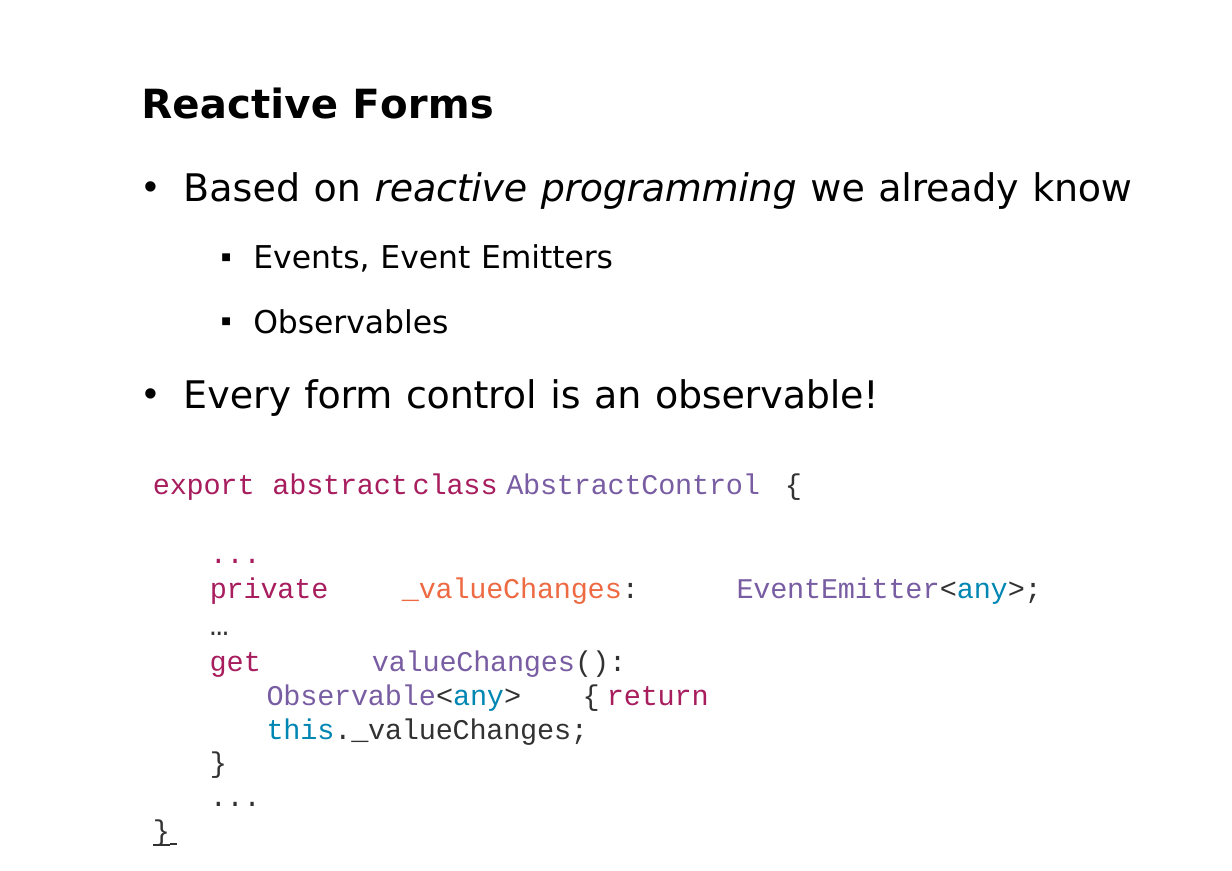
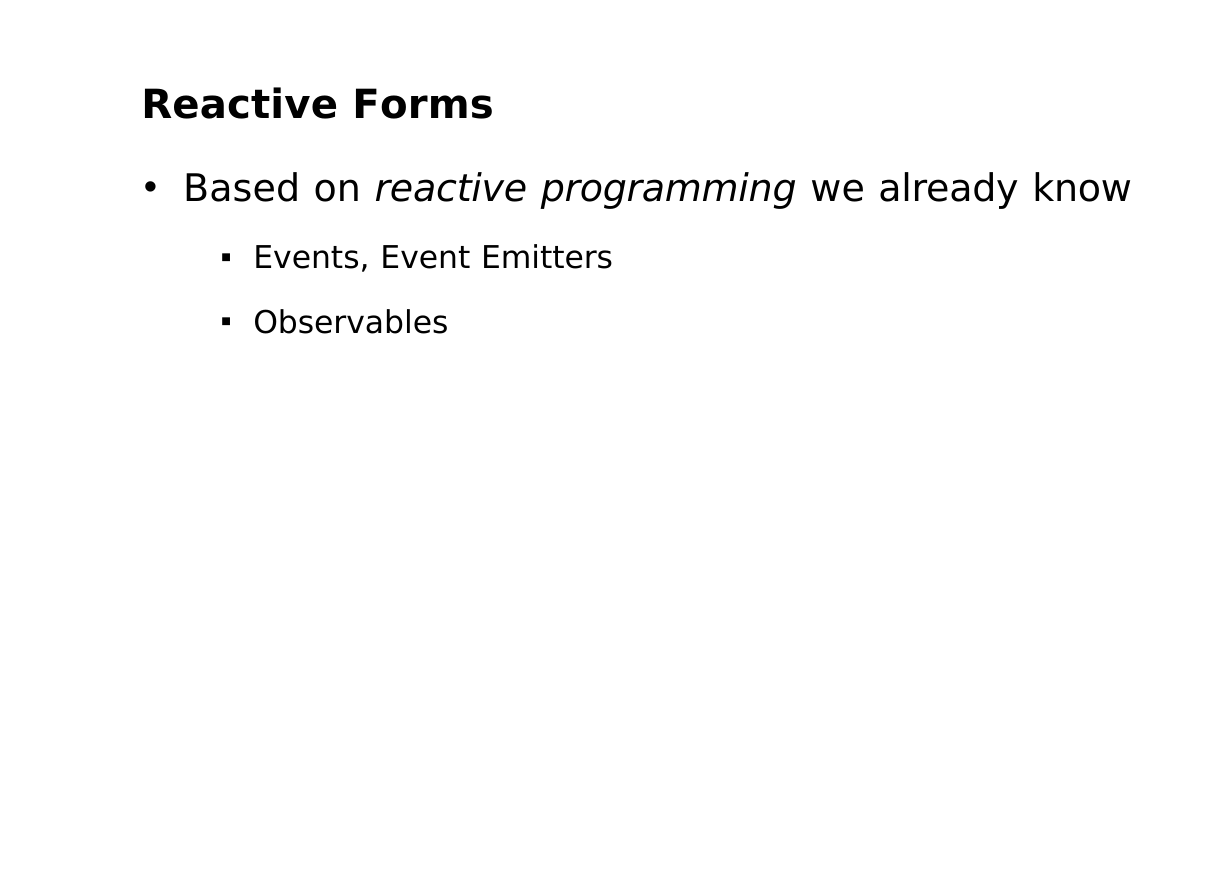
Before and after one commit to petereijgermans11/workshop-angular10, a slide deck: slide 39 of PPT/06- Angular Forms.pptx. Drawn at 1232x871 pixels with LibreOffice and Linux fonts; fonts in the diff are those of the drawing. Boxes give left, top, right and bottom in pixels: in the first picture for what was removed or moved away, otherwise in the second. Text is boxed around its words. In the diff, an @@ line names an element or a change of style, - is before the commit and + after.

```diff
--- a/PPT/06- Angular Forms.pptx
+++ b/PPT/06- Angular Forms.pptx
@@ text at (x1=153, y1=379, x2=878, y2=745): paragraphs removed @@
-• Every form control is an observable!
-export abstract class AbstractControl {
-...
-private _valueChanges: EventEmitter<any>;
-…
-get valueChanges(): Observable<any> { return this._valueChanges;
-}
-...
-}
```
Also in this commit, not shown: 7 other slides changed, 2 slides added, 1 slide removed, 2 other files.
